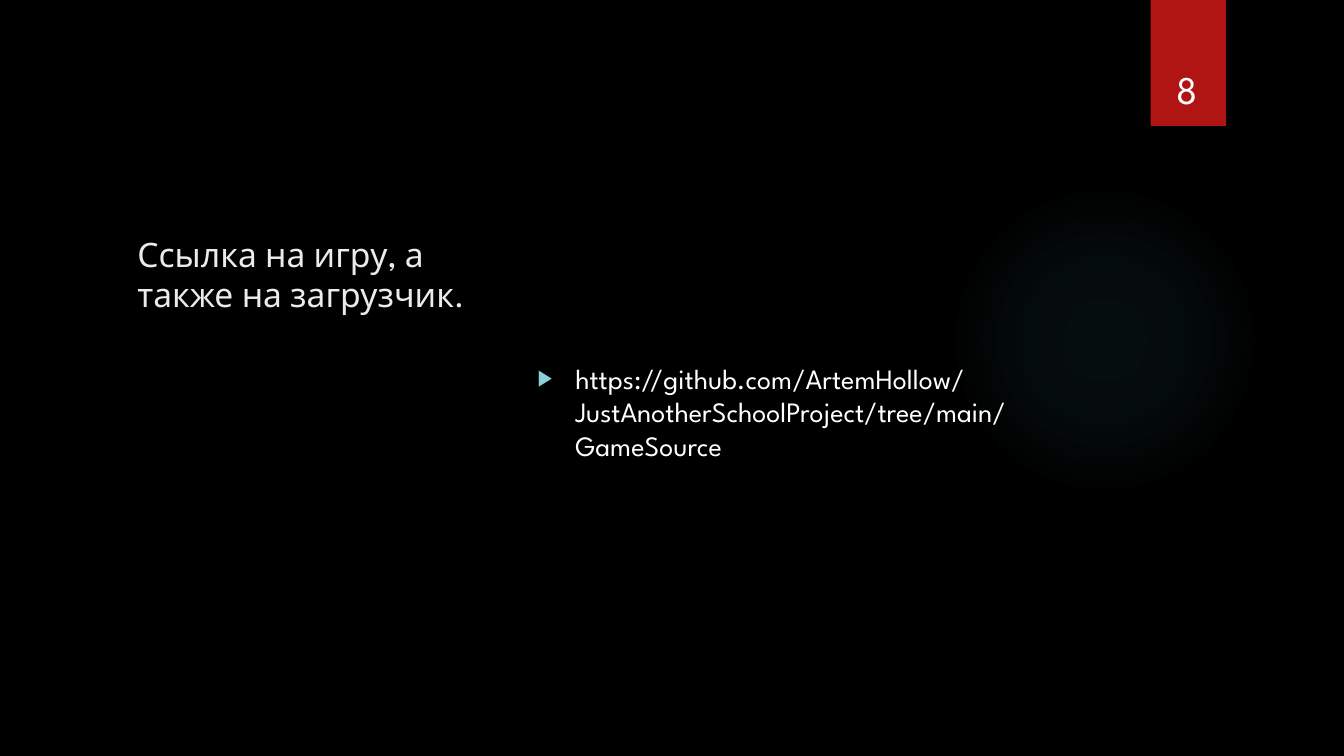
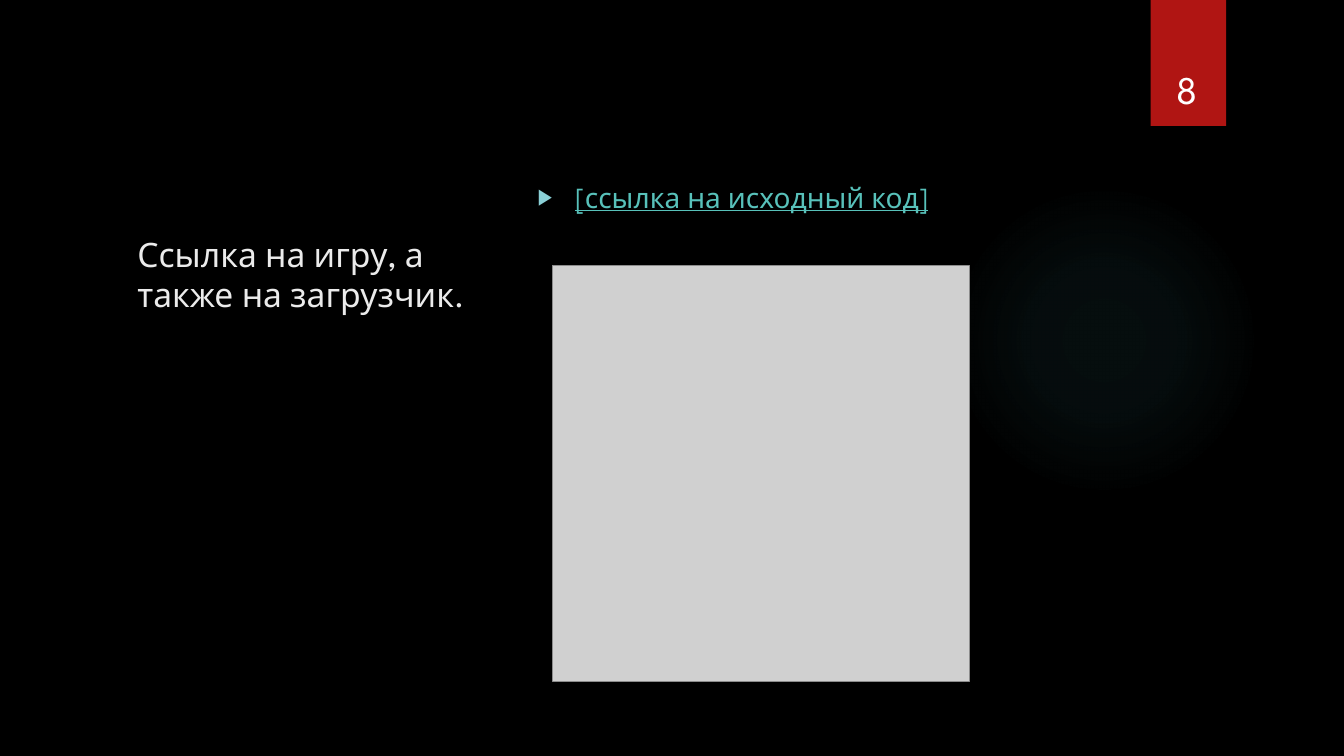
Before and after one commit to ArtemHollow/JustAnotherSchoolProject, a slide deck: slide 8 of Презентация 8.pptx. Drawn at 1344x756 pixels with LibreOffice and Linux fonts; fonts in the diff are those of the drawing; grey boxes stand for pictures; background and template pictures are left out. Boxes give left, top, right and bottom in pixels: in the first picture for what was removed or moved away, otherwise in the second. Text is boxed around its words. In the diff, an @@ line names an element or a change of style, - is before the commit and + after.

```diff
--- a/Презентация 8.pptx
+++ b/Презентация 8.pptx
@@ text added at <box>585,186,919,213</box>, 20 pt, text #58C1BA, underline @@
+▶ [ссылка на исходный код]
@@ picture added at <box>554,266,970,683</box> @@
@@ text removed at <box>575,369,1005,457</box> @@
-▶ https://github.com/ArtemHollow/JustAnotherSchoolProject/tree/main/GameSource
```
Also in this commit, not shown: 1 other file.
